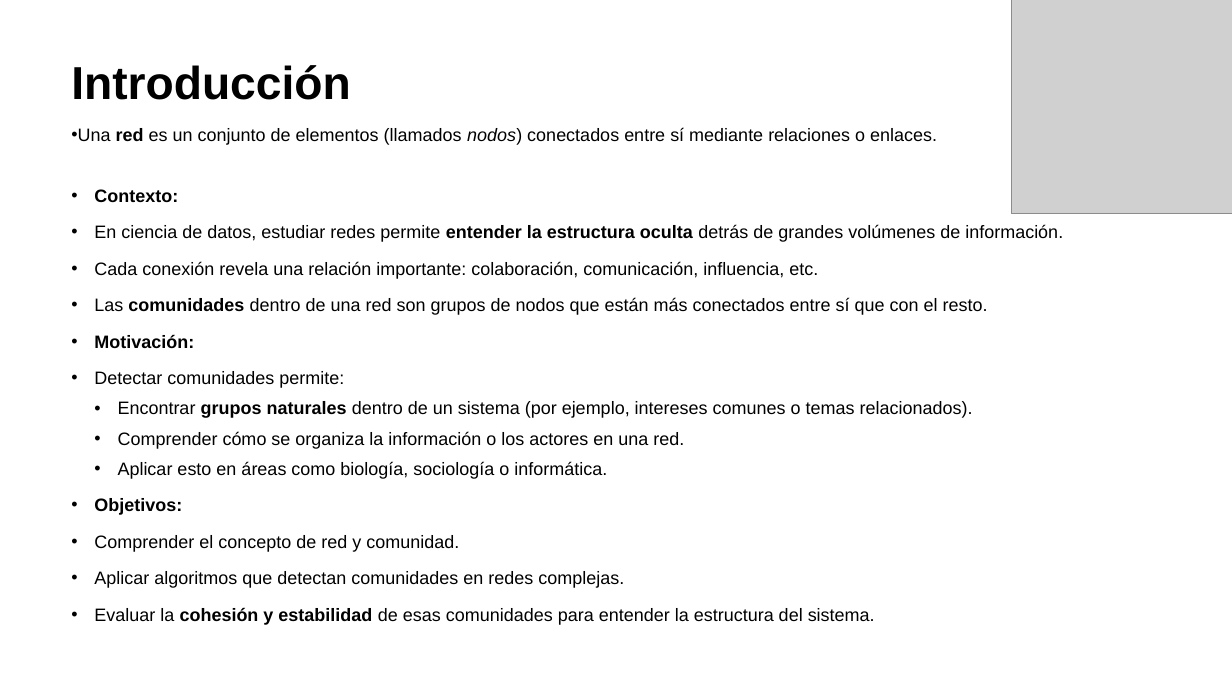
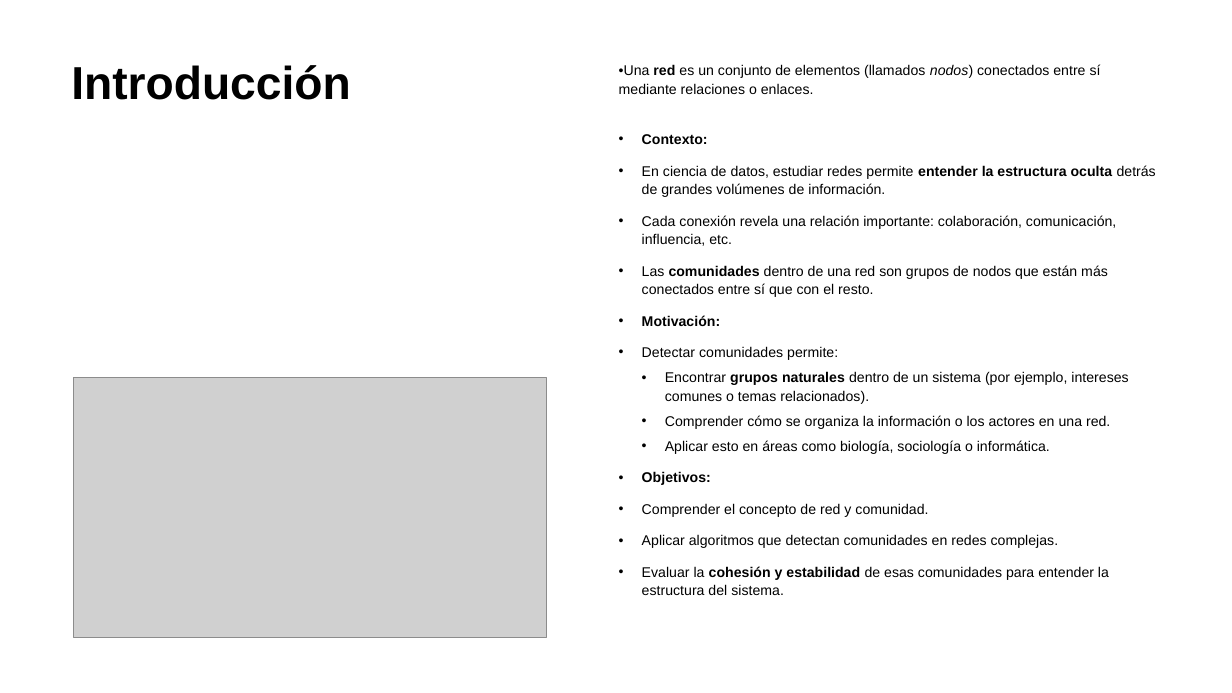
Before and after one commit to mrmiguel564/Proyecto-redes, a slide deck: slide 2 of ppt_deteccion_de_comunidades.pptx. Drawn at 1232x693 pixels with LibreOffice and Linux fonts; fonts in the diff are those of the drawing; grey boxes stand for pictures. Boxes give left, top, right and bottom in pixels: in the first picture for what was removed or moved away, otherwise in the second. Text is boxed around its words. In the diff, an @@ line names an element or a change of style, - is before the commit and + after.

```diff
--- a/ppt_deteccion_de_comunidades.pptx
+++ b/ppt_deteccion_de_comunidades.pptx
@@ picture removed at [1011, 0, 1232, 213] @@
@@ text "Una red es un conjunto ...": place and size @@
-text "Una red es un conjunto ..." at [71, 128, 1063, 625]
+text "Una red es un conjunto ..." at [619, 64, 1156, 595]
@@ text "Una red es un conjunto ..." at [619, 64, 1156, 595]: size 14 to 11 pt @@
@@ picture added at [74, 378, 546, 638] @@
```
Also in this commit, not shown: 2 other slides changed, 12 slides added.
